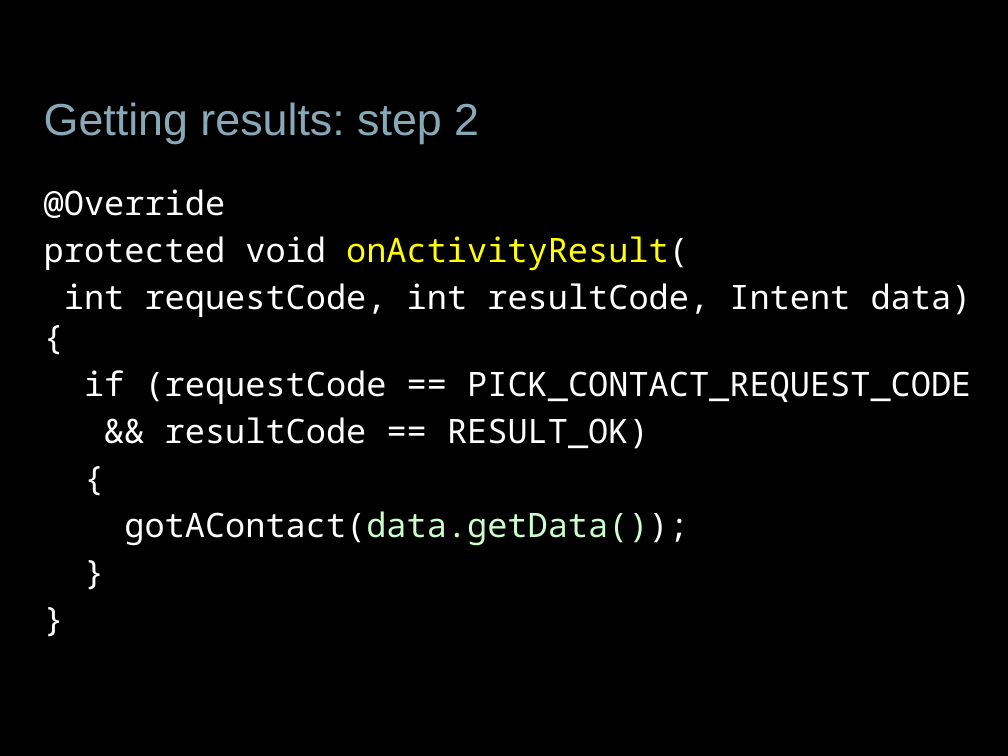
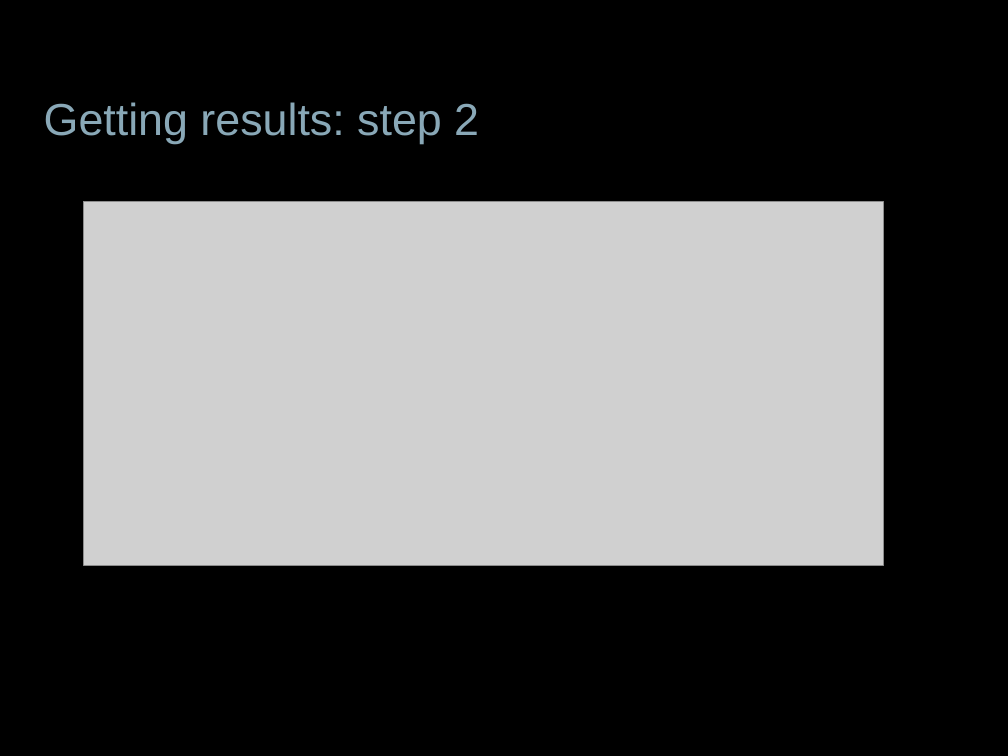
Before and after one commit to jessitron/Tronsmit, a slide deck: slide 14 of presentations/DevTeach-Intents.pptx (slide 12 before the commit). Drawn at 1008x756 pixels with LibreOffice and Linux fonts; fonts in the diff are those of the drawing; grey boxes stand for pictures; background and template pictures are left out. Boxes give left, top, right and bottom in pixels: in the first picture for what was removed or moved away, otherwise in the second. Text is boxed around its words. In the diff, an @@ line names an element or a change of style, - is before the commit and + after.

```diff
--- a/presentations/DevTeach-Intents.pptx
+++ b/presentations/DevTeach-Intents.pptx
@@ text removed at [44, 189, 972, 546] @@
-@Override
-protected void onActivityResult(
-int requestCode, int resultCode, Intent data) {
-if (requestCode == PICK_CONTACT_REQUEST_CODE
-&& resultCode == RESULT_OK)
-{
-gotAContact(data.getData());
-}
-}
@@ picture added at [84, 202, 883, 565] @@
```
Also in this commit, not shown: 12 other slides changed, 13 slides added, 1 slide removed, 3 other files.
